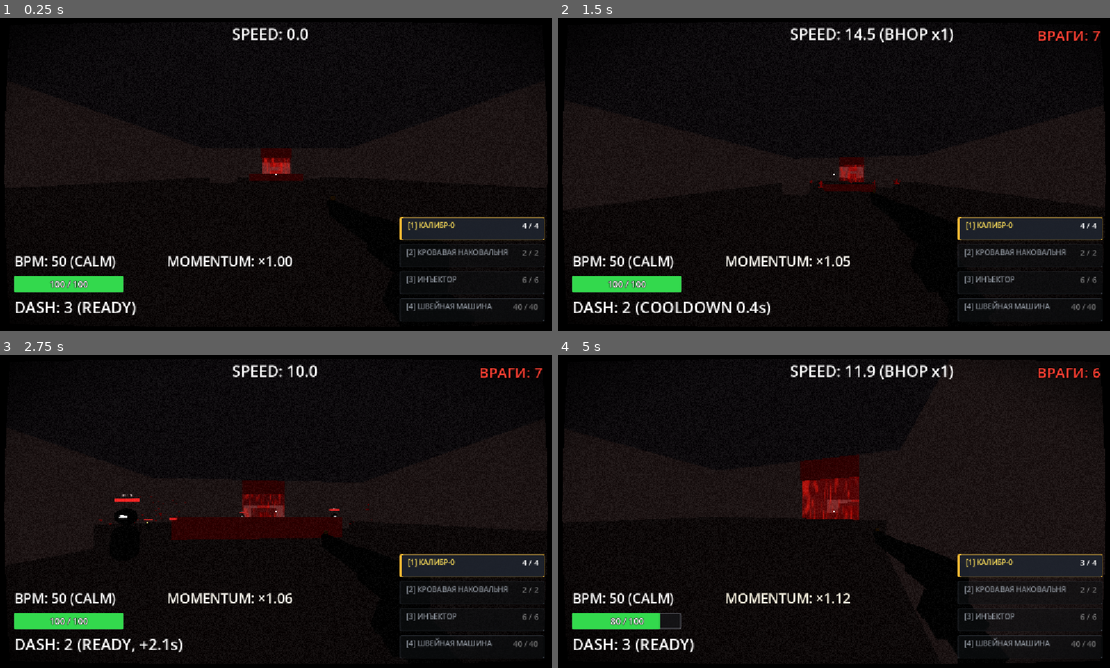
Above: before the commit, frames 1-4 (two rows, left to right).
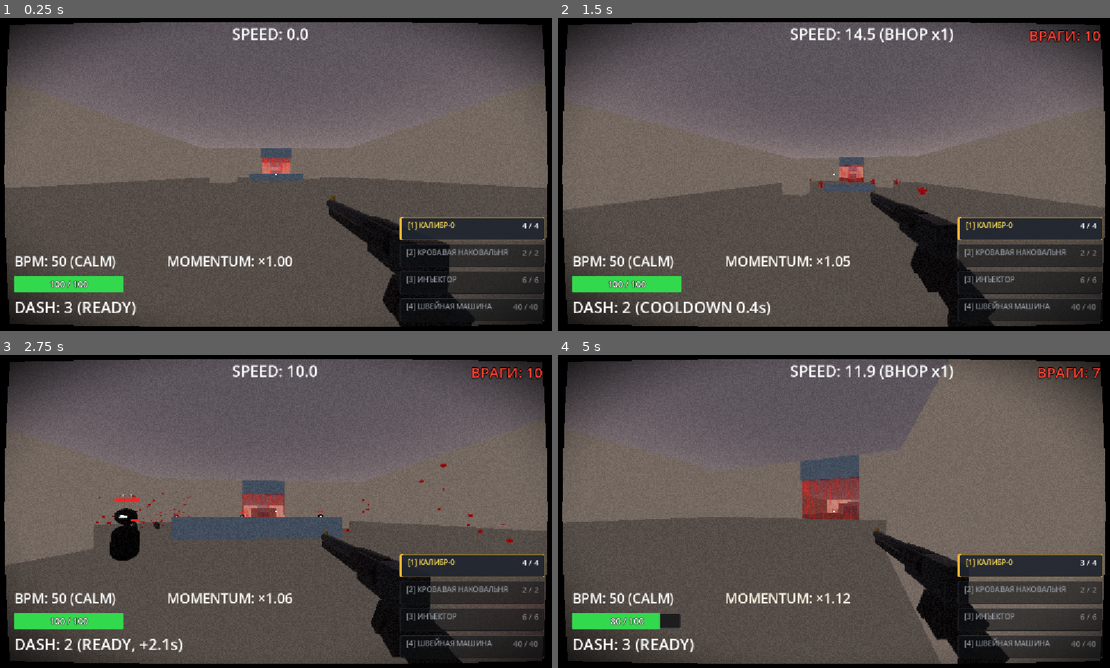
Above: after the commit, the same moments.

Repository: ggou3/voidkill
Game: Godot game, scene res://levels/demo_level.tscn
Same seed, same stepped clock (60 frames per second), same inputs: the game is played once before the commit and once after it. This scene is started directly instead of the project's main scene.
Inputs (mouse positions are in pixels of both pictures, inside the frame that each line leads up to):
- Up to frame 1 (0.25 s): no input
- Up to frame 2 (1.5 s): tap Enter at 0.5 s; move the mouse to (867, 174) at 0.52 s; hold Right mouse button (alt_fire) 0.53-1.28 s; hold W (move_forward) from 0.53 s (still down); tap Space (jump) at 0.77 s; move the mouse to (806, 174) at 1.27 s; tap Shift (dash) at 1.35 s
- Up to frame 3 (2.75 s): keep holding W (move_forward); tap Space (jump) at 1.52 s; move the mouse to (292, 505) at 2.02 s; hold F (melee) from 2.03 s (still down)
- Up to frame 4 (5 s): keep holding W (move_forward); move the mouse to (828, 517) at 2.77 s; release F (melee) at 2.78 s; click (828, 517) at 2.85 s; tap Space (jump) at 3.02, 3.77, 4.52 s; move the mouse to (878, 514) at 3.52 s; hold C (slam) 3.53-4.28 s; move the mouse to (789, 508) at 4.27 s; tap Ctrl (slide) at 4.35 s

The runs differ from the first frame. In frame 1, 85% of the frame differs, in the area x 0-100%, y 1-99%; in frame 2, 85%; in frame 3, 85%; in frame 4, 86%.

Commit message:
feat: brighter demo level lighting and denser sectors
Light sky, brighter ambient and sun, lighter floor/wall albedo and a non-red
accent so near-black enemy silhouettes read clearly, including under the
OVERDRIVE desaturation. Sector 1 has 10 enemies, sector 2 two waves of 12
(+ optional hunter), sector 3 has 14; swarms placed in groups.

Diff:
--- a/levels/demo_level.tscn
+++ b/levels/demo_level.tscn
@@ -15,12 +15,21 @@
 [ext_resource type="PackedScene" path="res://enemy_flyer.tscn" id="13_flyer"]
 [ext_resource type="PackedScene" path="res://enemy_stalker.tscn" id="14_stalker"]
 
+[sub_resource type="ProceduralSkyMaterial" id="SkyMat"]
+sky_top_color = Color(0.36, 0.33, 0.36, 1)
+sky_horizon_color = Color(0.68, 0.6, 0.58, 1)
+ground_bottom_color = Color(0.2, 0.18, 0.18, 1)
+ground_horizon_color = Color(0.68, 0.6, 0.58, 1)
+
+[sub_resource type="Sky" id="Sky"]
+sky_material = SubResource("SkyMat")
+
 [sub_resource type="Environment" id="Env"]
-background_mode = 1
-background_color = Color(0.05, 0.04, 0.05, 1)
+background_mode = 2
+sky = SubResource("Sky")
 ambient_light_source = 2
-ambient_light_color = Color(0.55, 0.48, 0.48, 1)
-ambient_light_energy = 0.6
+ambient_light_color = Color(0.82, 0.78, 0.76, 1)
+ambient_light_energy = 0.85
 
 [sub_resource type="NavigationMesh" id="NavMesh"]
 geometry_parsed_geometry_type = 1
@@ -29,13 +38,16 @@
 agent_max_climb = 0.4
 
 [sub_resource type="StandardMaterial3D" id="Mat_Floor"]
-albedo_color = Color(0.18, 0.17, 0.17, 1)
+albedo_color = Color(0.44, 0.42, 0.4, 1)
+roughness = 0.85
 
 [sub_resource type="StandardMaterial3D" id="Mat_Wall"]
-albedo_color = Color(0.3, 0.27, 0.27, 1)
+albedo_color = Color(0.6, 0.57, 0.54, 1)
+roughness = 0.9
 
 [sub_resource type="StandardMaterial3D" id="Mat_Accent"]
-albedo_color = Color(0.45, 0.08, 0.06, 1)
+albedo_color = Color(0.34, 0.42, 0.52, 1)
+roughness = 0.7
 
 [sub_resource type="BoxShape3D" id="Zone1"]
 size = Vector3(60, 12, 60)
@@ -57,7 +69,8 @@
 
 [node name="Sun" type="DirectionalLight3D" parent="."]
 transform = Transform3D(1, 0, 0, 0, 0.642788, -0.766044, 0, 0.766044, 0.642788, 0, 30, 0)
-light_energy = 1.1
+light_color = Color(1, 0.95, 0.88, 1)
+light_energy = 1.4
 shadow_enabled = true
 
 [node name="NavigationRegion3D" type="NavigationRegion3D" parent="."]
@@ -257,7 +270,7 @@
 transform = Transform3D(1, 0, 0, 0, 1, 0, 0, 0, 1, -8, 1, -35)
 
 [node name="Melee2" parent="Sectors/Sector1" instance=ExtResource("6_enemy")]
-transform = Transform3D(1, 0, 0, 0, 1, 0, 0, 0, 1, 8, 1, -42)
+transform = Transform3D(1, 0, 0, 0, 1, 0, 0, 0, 1, 8, 1, -46)
 
 [node name="Melee3" parent="Sectors/Sector1" instance=ExtResource("6_enemy")]
 transform = Transform3D(1, 0, 0, 0, 1, 0, 0, 0, 1, 0, 1, -50)
@@ -265,14 +278,23 @@
 [node name="Ranged1" parent="Sectors/Sector1" instance=ExtResource("7_ranged")]
 transform = Transform3D(1, 0, 0, 0, 1, 0, 0, 0, 1, 18, 1, -52)
 
+[node name="Ranged2" parent="Sectors/Sector1" instance=ExtResource("7_ranged")]
+transform = Transform3D(1, 0, 0, 0, 1, 0, 0, 0, 1, -20, 1, -55)
+
+[node name="Bomber1" parent="Sectors/Sector1" instance=ExtResource("11_bomber")]
+transform = Transform3D(1, 0, 0, 0, 1, 0, 0, 0, 1, 14, 1, -28)
+
 [node name="Swarm1" parent="Sectors/Sector1" instance=ExtResource("8_swarm")]
-transform = Transform3D(1, 0, 0, 0, 1, 0, 0, 0, 1, -18, 1, -45)
+transform = Transform3D(1, 0, 0, 0, 1, 0, 0, 0, 1, -18, 1, -42)
 
 [node name="Swarm2" parent="Sectors/Sector1" instance=ExtResource("8_swarm")]
-transform = Transform3D(1, 0, 0, 0, 1, 0, 0, 0, 1, -20, 1, -47)
+transform = Transform3D(1, 0, 0, 0, 1, 0, 0, 0, 1, -20, 1, -44)
 
 [node name="Swarm3" parent="Sectors/Sector1" instance=ExtResource("8_swarm")]
-transform = Transform3D(1, 0, 0, 0, 1, 0, 0, 0, 1, -16, 1, -48)
+transform = Transform3D(1, 0, 0, 0, 1, 0, 0, 0, 1, -16, 1, -44)
+
+[node name="Swarm4" parent="Sectors/Sector1" instance=ExtResource("8_swarm")]
+transform = Transform3D(1, 0, 0, 0, 1, 0, 0, 0, 1, -18, 1, -46)
 
 [node name="Sector2" type="Node3D" parent="Sectors"]
 script = ExtResource("2_sector")
@@ -303,6 +325,24 @@
 [node name="TurretTower" parent="Sectors/Sector2/Wave1" instance=ExtResource("10_turret")]
 transform = Transform3D(1, 0, 0, 0, 1, 0, 0, 0, 1, 0, 6.7, -105)
 
+[node name="RangedLedgeWest" parent="Sectors/Sector2/Wave1" instance=ExtResource("7_ranged")]
+transform = Transform3D(1, 0, 0, 0, 1, 0, 0, 0, 1, -27, 5, -110)
+
+[node name="RangedLedgeEast" parent="Sectors/Sector2/Wave1" instance=ExtResource("7_ranged")]
+transform = Transform3D(1, 0, 0, 0, 1, 0, 0, 0, 1, 27, 5, -120)
+
+[node name="Swarm1" parent="Sectors/Sector2/Wave1" instance=ExtResource("8_swarm")]
+transform = Transform3D(1, 0, 0, 0, 1, 0, 0, 0, 1, -18, 1, -80)
+
+[node name="Swarm2" parent="Sectors/Sector2/Wave1" instance=ExtResource("8_swarm")]
+transform = Transform3D(1, 0, 0, 0, 1, 0, 0, 0, 1, -20, 1, -82)
+
+[node name="Swarm3" parent="Sectors/Sector2/Wave1" instance=ExtResource("8_swarm")]
+transform = Transform3D(1, 0, 0, 0, 1, 0, 0, 0, 1, -16, 1, -82)
+
+[node name="Swarm4" parent="Sectors/Sector2/Wave1" instance=ExtResource("8_swarm")]
+transform = Transform3D(1, 0, 0, 0, 1, 0, 0, 0, 1, -18, 1, -84)
+
 [node name="Wave2" type="Node3D" parent="Sectors/Sector2"]
 
 [node name="Bomber1" parent="Sectors/Sector2/Wave2" instance=ExtResource("11_bomber")]
@@ -317,17 +357,32 @@
 [node name="Flyer1" parent="Sectors/Sector2/Wave2" instance=ExtResource("13_flyer")]
 transform = Transform3D(1, 0, 0, 0, 1, 0, 0, 0, 1, 0, 7, -120)
 
+[node name="Flyer2" parent="Sectors/Sector2/Wave2" instance=ExtResource("13_flyer")]
+transform = Transform3D(1, 0, 0, 0, 1, 0, 0, 0, 1, -12, 8, -90)
+
+[node name="Melee1" parent="Sectors/Sector2/Wave2" instance=ExtResource("6_enemy")]
+transform = Transform3D(1, 0, 0, 0, 1, 0, 0, 0, 1, -6, 1, -128)
+
+[node name="Melee2" parent="Sectors/Sector2/Wave2" instance=ExtResource("6_enemy")]
+transform = Transform3D(1, 0, 0, 0, 1, 0, 0, 0, 1, 8, 1, -92)
+
 [node name="Swarm1" parent="Sectors/Sector2/Wave2" instance=ExtResource("8_swarm")]
-transform = Transform3D(1, 0, 0, 0, 1, 0, 0, 0, 1, -6, 1, -135)
+transform = Transform3D(1, 0, 0, 0, 1, 0, 0, 0, 1, -8, 1, -140)
 
 [node name="Swarm2" parent="Sectors/Sector2/Wave2" instance=ExtResource("8_swarm")]
-transform = Transform3D(1, 0, 0, 0, 1, 0, 0, 0, 1, -3, 1, -137)
+transform = Transform3D(1, 0, 0, 0, 1, 0, 0, 0, 1, -10, 1, -142)
 
 [node name="Swarm3" parent="Sectors/Sector2/Wave2" instance=ExtResource("8_swarm")]
-transform = Transform3D(1, 0, 0, 0, 1, 0, 0, 0, 1, 3, 1, -137)
+transform = Transform3D(1, 0, 0, 0, 1, 0, 0, 0, 1, -6, 1, -142)
 
 [node name="Swarm4" parent="Sectors/Sector2/Wave2" instance=ExtResource("8_swarm")]
-transform = Transform3D(1, 0, 0, 0, 1, 0, 0, 0, 1, 6, 1, -135)
+transform = Transform3D(1, 0, 0, 0, 1, 0, 0, 0, 1, 11, 1, -116)
+
+[node name="Swarm5" parent="Sectors/Sector2/Wave2" instance=ExtResource("8_swarm")]
+transform = Transform3D(1, 0, 0, 0, 1, 0, 0, 0, 1, 13, 1, -118)
+
+[node name="Swarm6" parent="Sectors/Sector2/Wave2" instance=ExtResource("8_swarm")]
+transform = Transform3D(1, 0, 0, 0, 1, 0, 0, 0, 1, 9, 1, -118)
 
 [node name="Sector3" type="Node3D" parent="Sectors"]
 script = ExtResource("2_sector")
@@ -358,6 +413,27 @@
 
 [node name="Melee3" parent="Sectors/Sector3" instance=ExtResource("6_enemy")]
 transform = Transform3D(1, 0, 0, 0, 1, 0, 0, 0, 1, 4, 1, -210)
+
+[node name="Shield2" parent="Sectors/Sector3" instance=ExtResource("9_shield")]
+transform = Transform3D(1, 0, 0, 0, 1, 0, 0, 0, 1, -6, 1, -205)
+
+[node name="Stalker2" parent="Sectors/Sector3" instance=ExtResource("14_stalker")]
+transform = Transform3D(1, 0, 0, 0, 1, 0, 0, 0, 1, 14, 1, -208)
+
+[node name="Bomber1" parent="Sectors/Sector3" instance=ExtResource("11_bomber")]
+transform = Transform3D(1, 0, 0, 0, 1, 0, 0, 0, 1, -2, 1, -196)
+
+[node name="Swarm1" parent="Sectors/Sector3" instance=ExtResource("8_swarm")]
+transform = Transform3D(1, 0, 0, 0, 1, 0, 0, 0, 1, 16, 1, -180)
+
+[node name="Swarm2" parent="Sectors/Sector3" instance=ExtResource("8_swarm")]
+transform = Transform3D(1, 0, 0, 0, 1, 0, 0, 0, 1, 14, 1, -182)
+
+[node name="Swarm3" parent="Sectors/Sector3" instance=ExtResource("8_swarm")]
+transform = Transform3D(1, 0, 0, 0, 1, 0, 0, 0, 1, 18, 1, -182)
+
+[node name="Swarm4" parent="Sectors/Sector3" instance=ExtResource("8_swarm")]
+transform = Transform3D(1, 0, 0, 0, 1, 0, 0, 0, 1, 16, 1, -184)
 
 [node name="Barriers" type="Node3D" parent="."]
 
